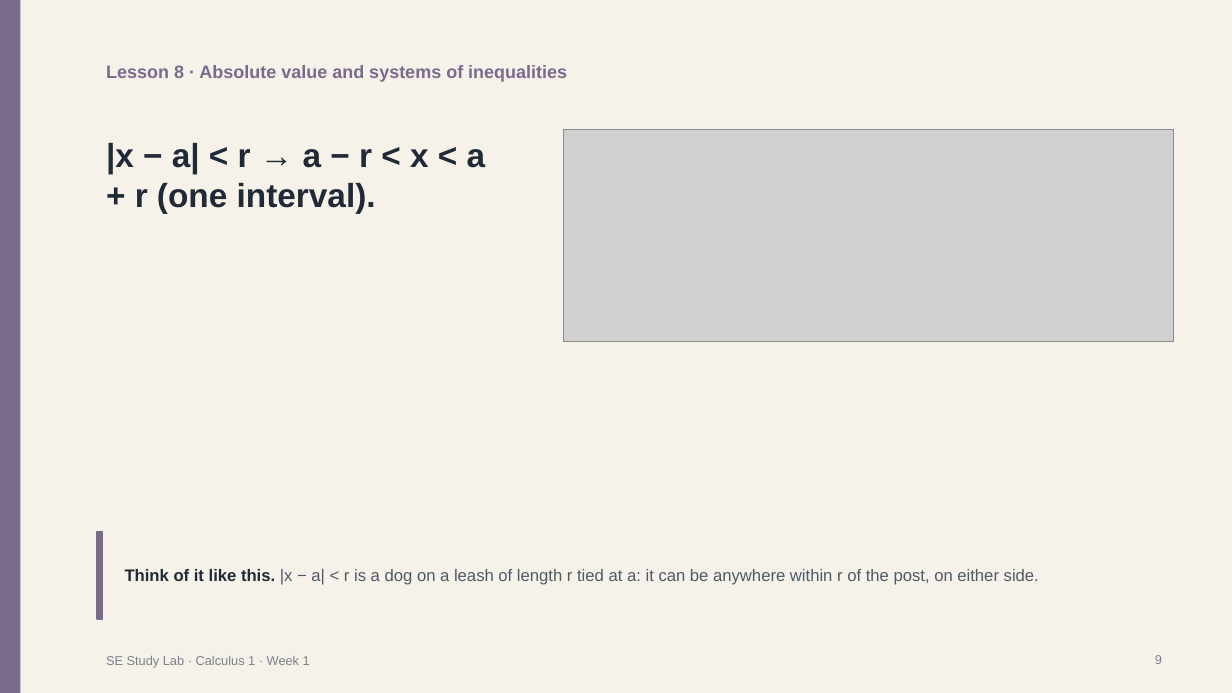
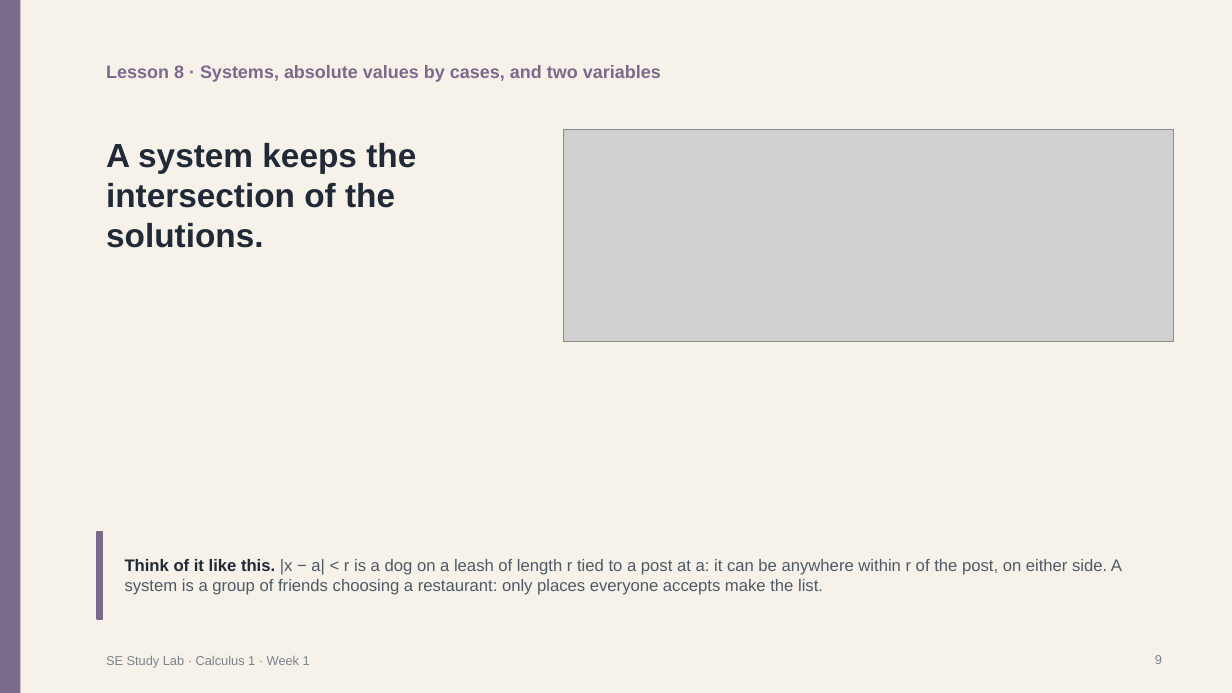
Before and after one commit to jdswe/se-study-lab, a slide deck: slide 9 of public/downloads/en/y1-t1-m3-calc-w1/slides.pptx. Drawn at 1232x693 pixels with LibreOffice and Linux fonts; fonts in the diff are those of the drawing; grey boxes stand for pictures. Boxes give left, top, right and bottom in pixels: in the first picture for what was removed or moved away, otherwise in the second. Text is boxed around its words. In the diff, an @@ line names an element or a change of style, - is before the commit and + after.

```diff
--- a/public/downloads/en/y1-t1-m3-calc-w1/slides.pptx
+++ b/public/downloads/en/y1-t1-m3-calc-w1/slides.pptx
@@ text at bbox=[106, 65, 661, 82]: text changed @@
-Lesson 8 · Absolute value and systems of inequalities
+Lesson 8 · Systems, absolute values by cases, and two variables
@@ text at bbox=[106, 143, 416, 248]: text changed @@
-|x − a| < r → a − r < x < a + r (one interval).
+A system keeps the intersection of the solutions.
@@ text at bbox=[125, 559, 1122, 595]: text changed @@
-Think of it like this. |x − a| < r is a dog on a leash of length r tied at a: it can be anywhere within r of the post, on either side.
+Think of it like this. |x − a| < r is a dog on a leash of length r tied to a post at a: it can be anywhere within r of the post, on either side. A system is a group of friends choosing a restaurant: only places everyone accepts make the list.
```
Also in this commit, not shown: 8 other slides changed, 2 slides added, 2 slides removed, 47 other files.
